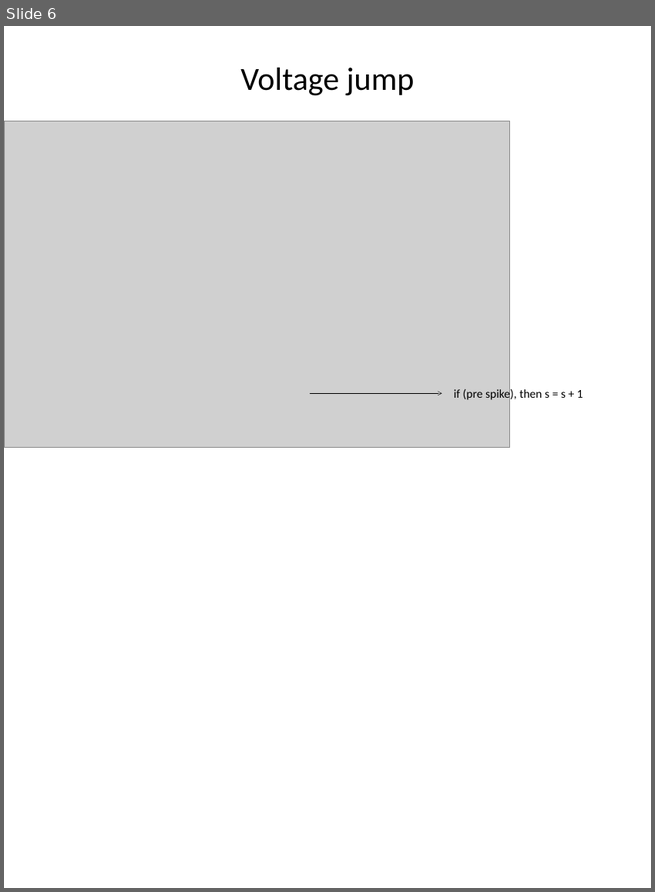
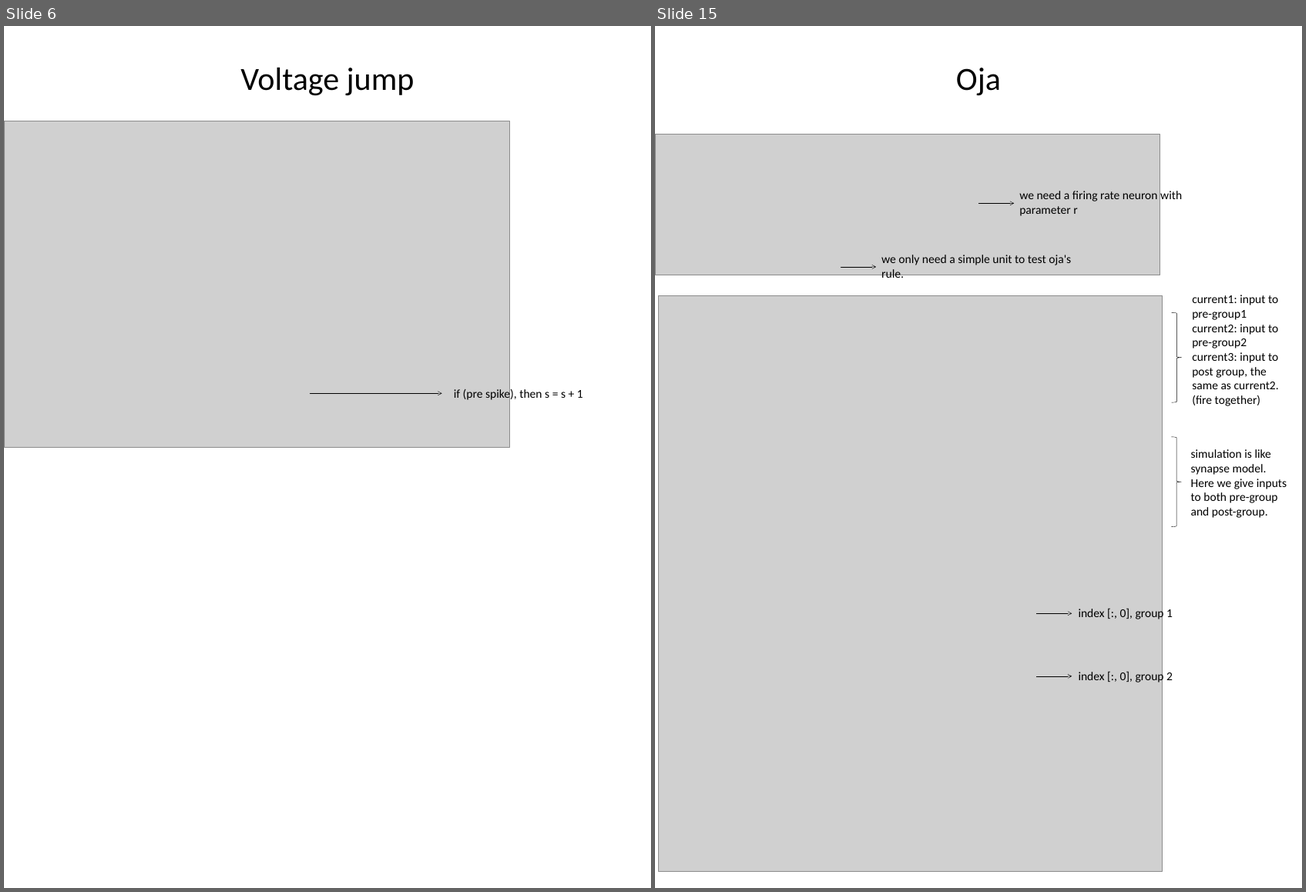
Before and after one commit to quanpeng0/BrainModels, a slide deck: docs/brainpy_handbook/ppt/syn.pptx. Shown side by side, each under a label of ours: slide 6 before the commit, slides 6 and 15 after it; the slides between them are not shown. The pictures are 655x892 and 1306x892 pixels, drawn with LibreOffice and Linux fonts; fonts in the diff are those of the drawing; grey boxes stand for pictures. Boxes give left, top, right and bottom in pixels: in the first picture for what was removed or moved away, otherwise in the second. Text is boxed around its words. In the diff, an @@ line names an element or a change of style, - is before the commit and + after.

Commit message:
update synapse ppt

```diff
--- a/docs/brainpy_handbook/ppt/syn.pptx
+++ b/docs/brainpy_handbook/ppt/syn.pptx
@@ slide 15 added at (655,26,1302,888), background #FFFFFF @@
@@ title added at (956,68,1001,96), 54 pt, text #000000 @@
+Oja
@@ picture added at (655,135,1159,275) @@
@@ arrow added from (978, 203) to (1014, 203), #000000 0.5 pt @@
@@ text added at (1019,191,1182,216), 20 pt, text #000000 @@
+we need a firing rate neuron with parameter r
@@ text added at (881,255,1071,281), 20 pt, text #000000 @@
+we only need a simple unit to test oja's rule.
@@ arrow added from (841, 267) to (876, 267), #000000 0.5 pt @@
@@ picture added at (658,296,1162,872) @@
@@ text added at (1192,295,1279,406), 20 pt, text #000000 @@
+current1: input to pre-group1
+current2: input to pre-group2
+current3: input to post group, the same as current2.(fire together)
@@ right brace added at (1172,312,1182,403), outline #000000 0.5 pt @@
@@ right brace added at (1171,437,1182,527), outline #000000 0.5 pt @@
@@ text added at (1191,450,1286,518), 20 pt, text #000000 @@
+simulation is like synapse model.
+Here we give inputs to both pre-group and post-group.
@@ arrow added from (1036, 614) to (1072, 614), #000000 0.5 pt @@
@@ text added at (1079,607,1172,620), 20 pt, text #000000 @@
+index [:, 0], group 1
@@ text added at (1079,670,1172,684), 20 pt, text #000000 @@
+index [:, 0], group 2
@@ arrow added from (1036, 677) to (1072, 677), #000000 0.5 pt @@
```
Also in this commit, not shown: 10 other slides added.
